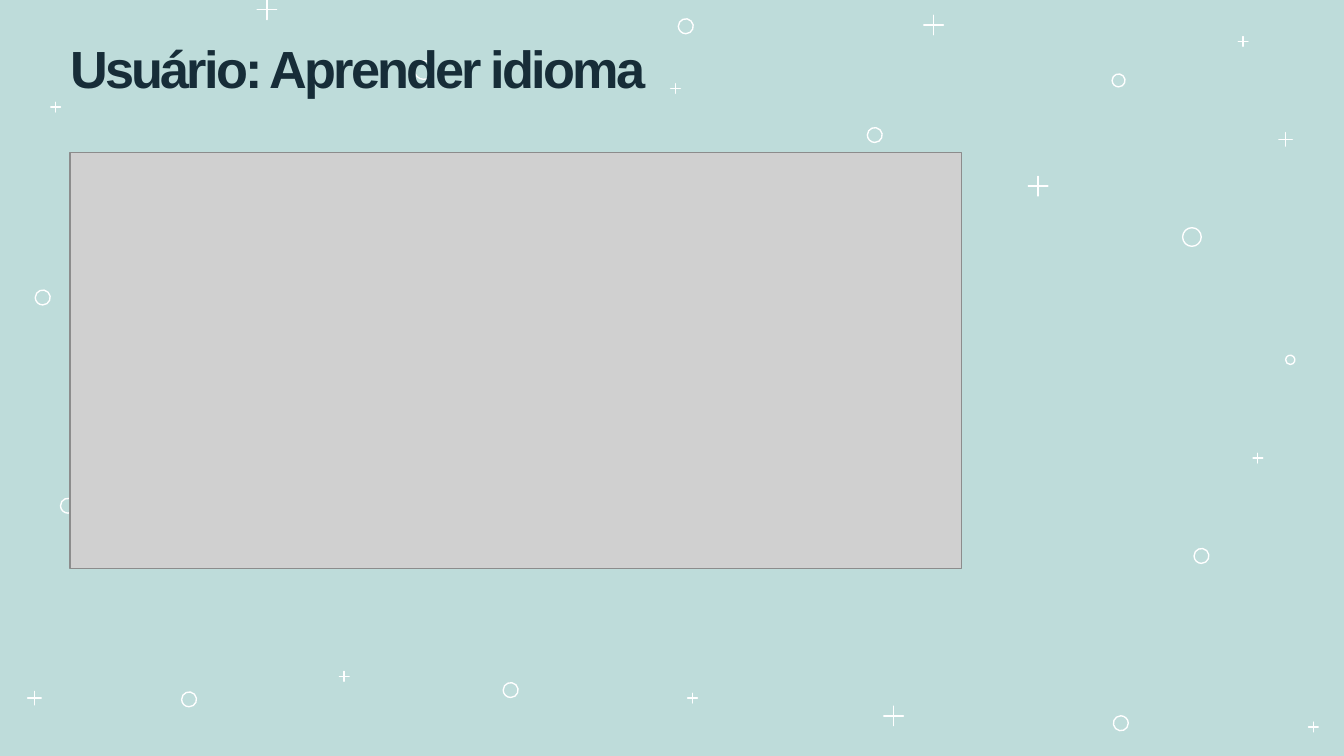
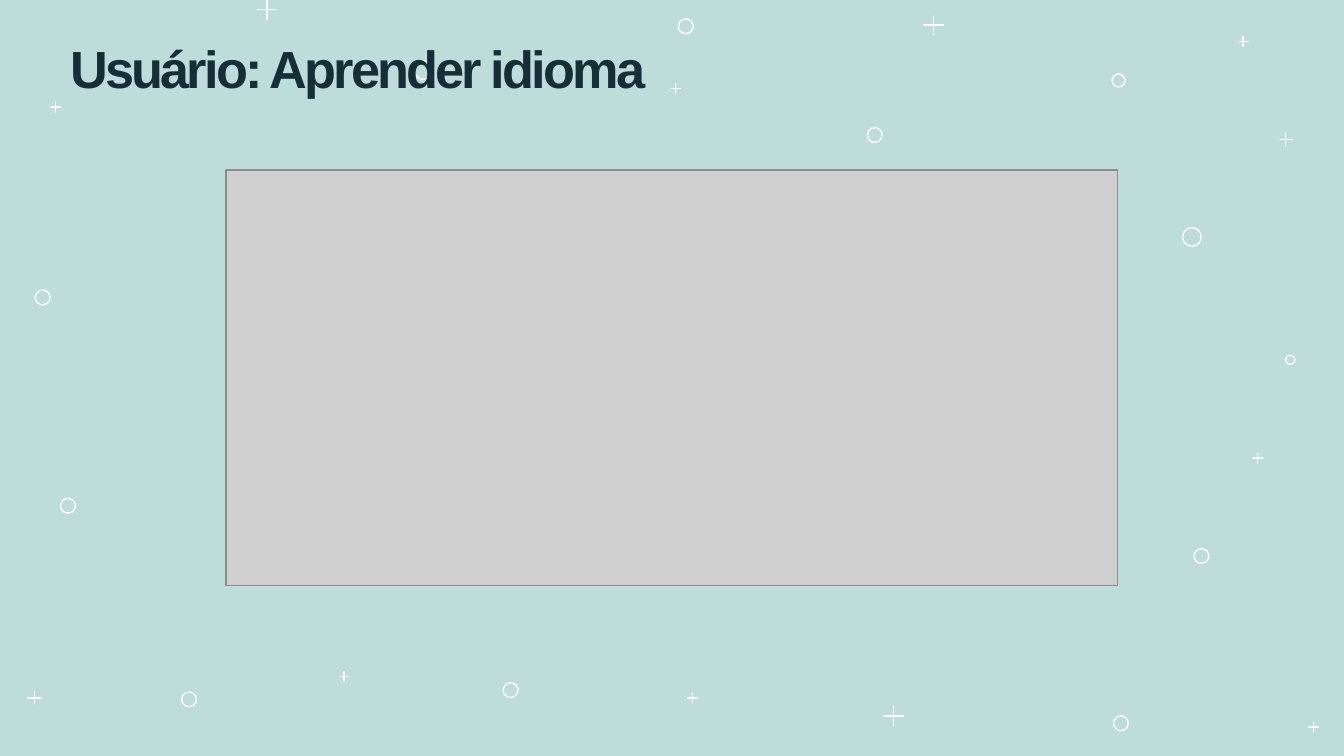
Before and after one commit to ddanieldma/MIR-Duolingo, a slide deck: slide 6 of Duolingo-MIR-8.pptx. Drawn at 1344x756 pixels with LibreOffice and Linux fonts; fonts in the diff are those of the drawing; grey boxes stand for pictures. Boxes give left, top, right and bottom in pixels: in the first picture for what was removed or moved away, otherwise in the second. Text is boxed around its words. In the diff, an @@ line names an element or a change of style, - is before the commit and + after.

Commit message:
Ajustes nos slides

```diff
--- a/Duolingo-MIR-8.pptx
+++ b/Duolingo-MIR-8.pptx
@@ picture: place and size @@
-picture at (70,153,961,569)
+picture at (226,171,1117,586)
@@ freeform shape removed at (1038,176,1038,196) @@
@@ freeform shape removed at (1028,187,1048,187) @@
```
